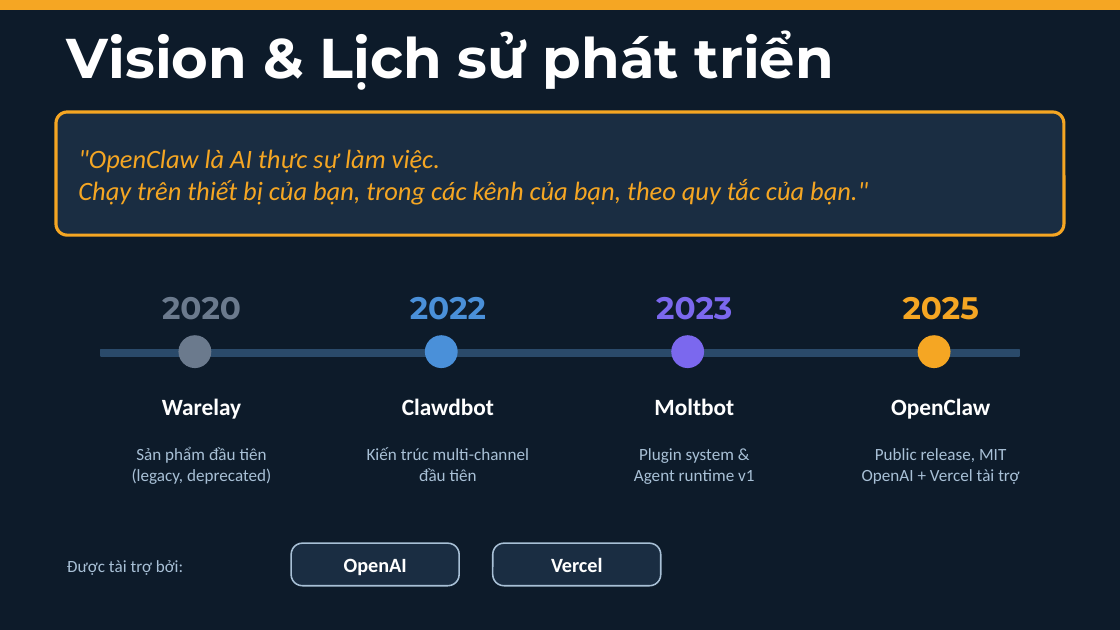
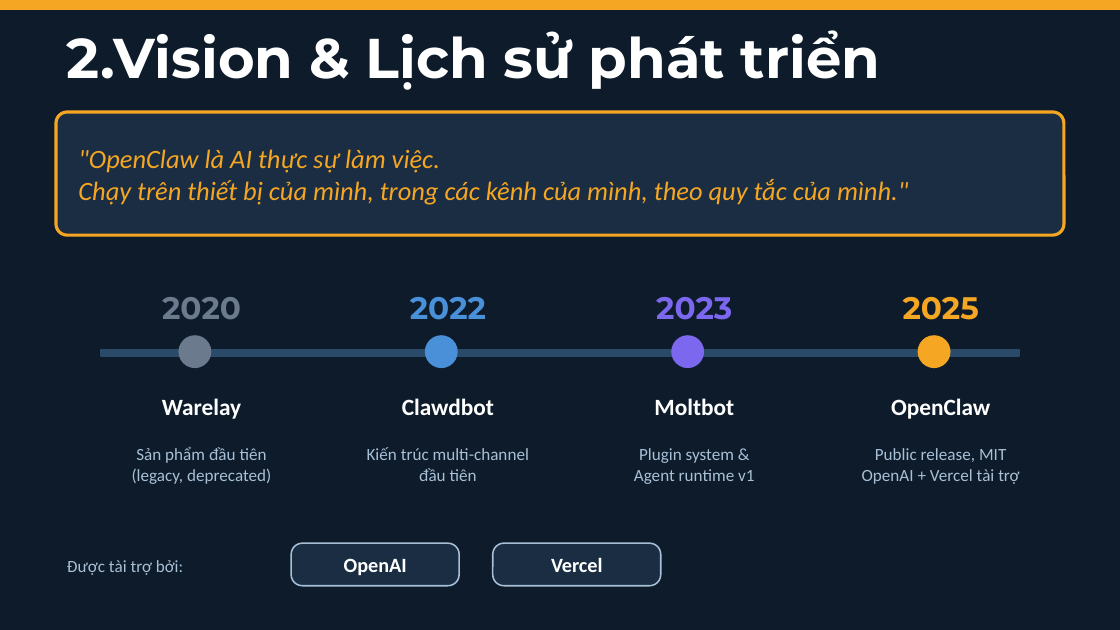
Before and after one commit to dvduongth/research_doc, a slide deck: slide 4 of open_claw/presentation/OpenClaw_Presentation.pptx. Drawn at 1120x630 pixels with LibreOffice and Linux fonts; fonts in the diff are those of the drawing. Boxes give left, top, right and bottom in pixels: in the first picture for what was removed or moved away, otherwise in the second. Text is boxed around its words. In the diff, an @@ line names an element or a change of style, - is before the commit and + after.

```diff
--- a/open_claw/presentation/OpenClaw_Presentation.pptx
+++ b/open_claw/presentation/OpenClaw_Presentation.pptx
@@ text at (x1=67, y1=30, x2=880, y2=90): text changed @@
-Vision & Lịch sử phát triển
+2.Vision & Lịch sử phát triển
@@ text at (x1=78, y1=179, x2=908, y2=205): text changed @@
-Chạy trên thiết bị của bạn, trong các kênh của bạn, theo quy tắc của bạn."
+Chạy trên thiết bị của mình, trong các kênh của mình, theo quy tắc của mình."
```
Also in this commit, not shown: 10 other slides changed, 4 slides added, 47 other files.
